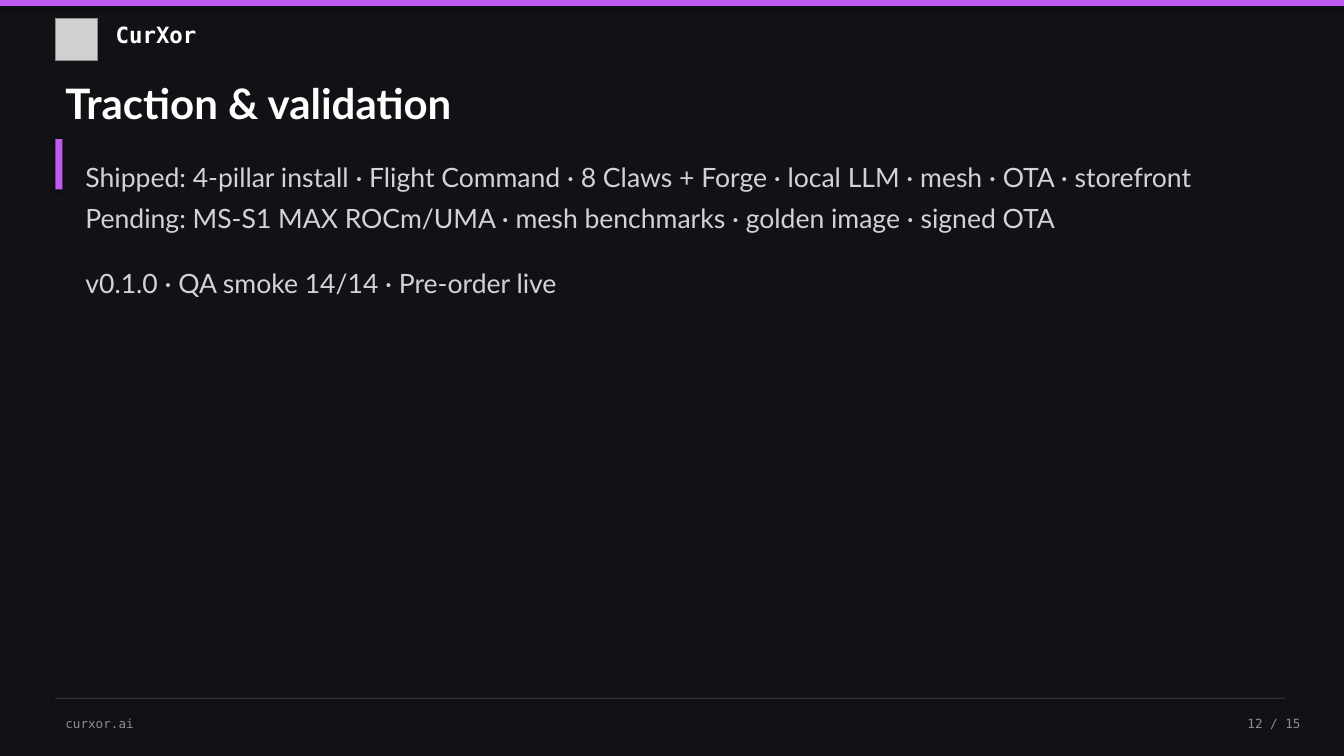
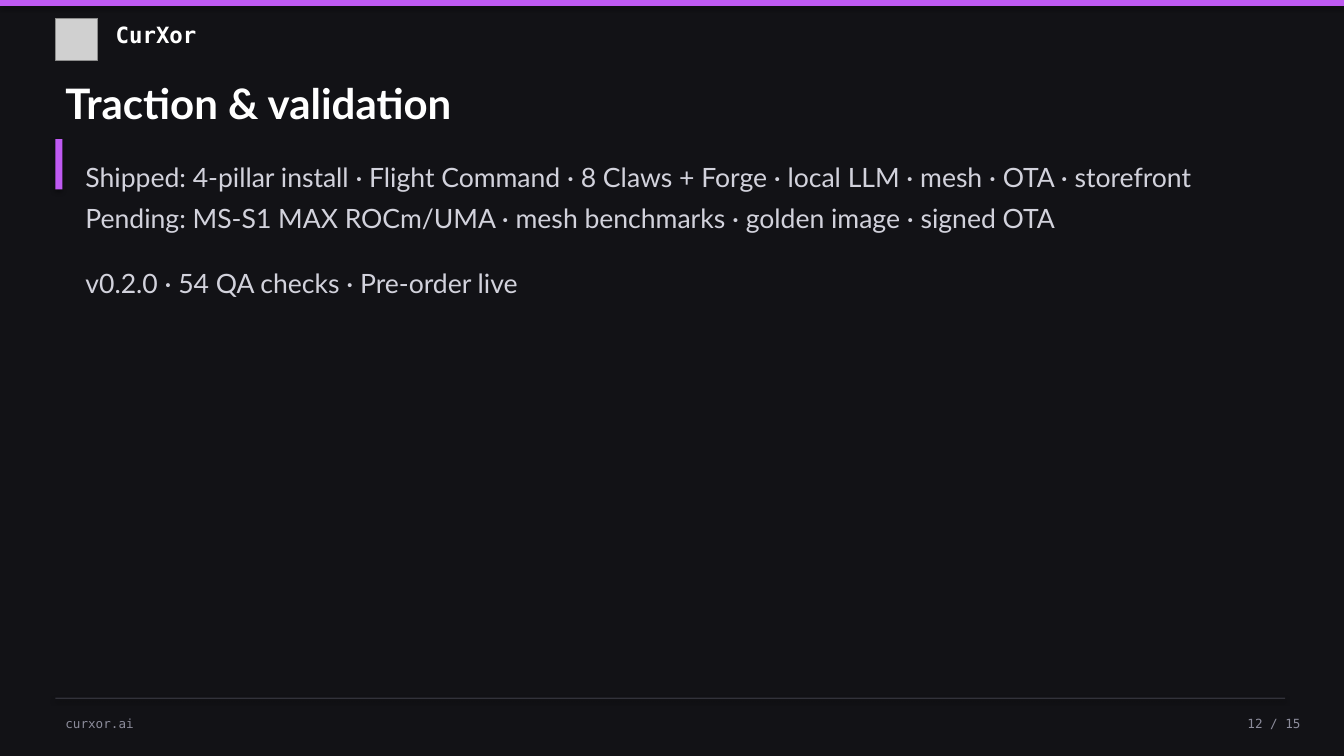
Before and after one commit to ankurmisra1982/curxor-storefront, a slide deck: slide 12 of docs/CurXor-Pitch-Deck-Speaker-Notes.pptx. Drawn at 1344x756 pixels with LibreOffice and Linux fonts; fonts in the diff are those of the drawing; grey boxes stand for pictures. Boxes give left, top, right and bottom in pixels: in the first picture for what was removed or moved away, otherwise in the second. Text is boxed around its words. In the diff, an @@ line names an element or a change of style, - is before the commit and + after.

```diff
--- a/docs/CurXor-Pitch-Deck-Speaker-Notes.pptx
+++ b/docs/CurXor-Pitch-Deck-Speaker-Notes.pptx
@@ text at [85, 273, 518, 297]: text changed @@
-v0.1.0 · QA smoke 14/14 · Pre-order live
+v0.2.0 · 54 QA checks · Pre-order live
```
Also in this commit, not shown: 5 other slides changed, 15 other files.
